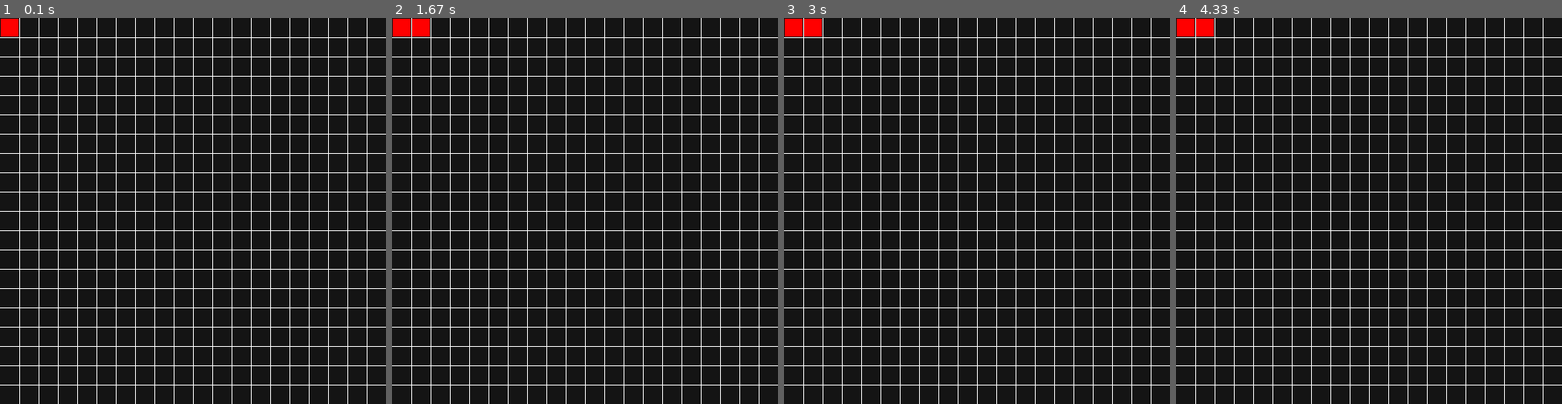
Above: before the commit, frames 1-4 (left to right).
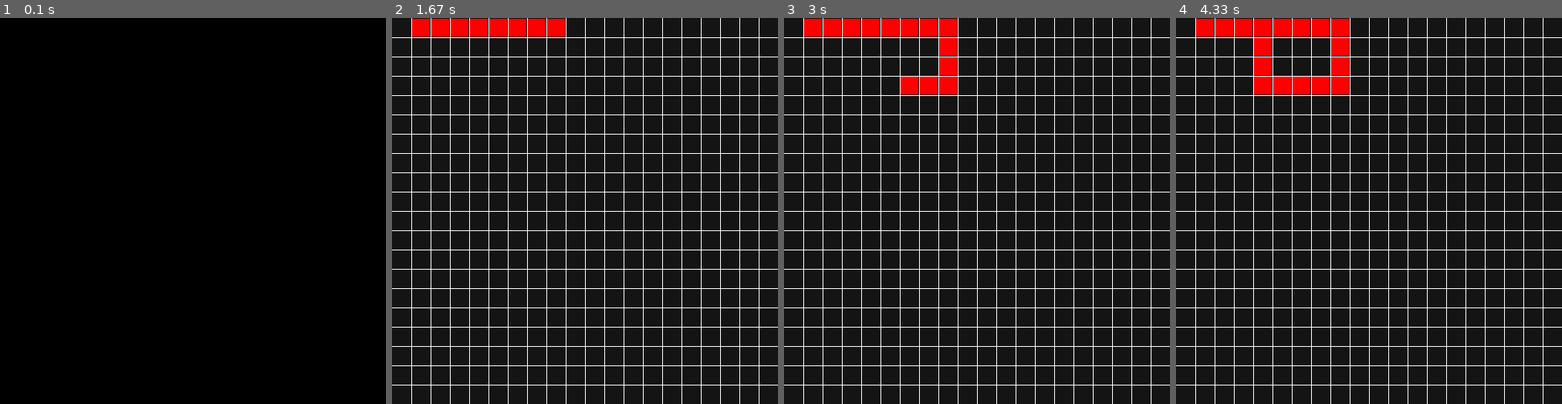
Above: after the commit, the same moments.

Repository: jasonbrackman/pygame_exploration
Game: pygame game, started from snake_game.py
Two runs of this game, one before a commit and one after it. Both use one fixed random seed, a clock stepped at 60 frames per second and the inputs below.
Inputs:
- Up to frame 1 (0.1 s): no input
- Up to frame 2 (1.67 s): hold Right 0.33-0.8 s; hold Up 0.83-1.3 s
- Up to frame 3 (3 s): hold Down 2.4-2.7 s; hold Left from 2.73 s (still down)
- Up to frame 4 (4.33 s): release Left at 3.13 s; hold Up 3.17-3.53 s

The runs differ from the first frame. In frame 1, 7.7% of the frame differs, in the area x 0-100%, y 0-100%; in frame 2, 1.7%; in frame 3, 2.8%; in frame 4, 3.6%.

Commit message:
adding constant movement

Diff:
--- a/snake_game.py
+++ b/snake_game.py
@@ -48,14 +48,14 @@
     body = []
     turns = dict()
 
-    def __init__(self, color, pos):
+    def __init__(self, color, pos: (int, int)):
         self.color = color
         self.head = Cube(pos)
         self.body.append(self.head)
         self.dirnx = 0
         self.dirny = 1
 
-    def move(self, event):
+    def move(self):
 
         choices = {
             pygame.K_LEFT: (-1, 0),
@@ -64,35 +64,42 @@
             pygame.K_DOWN: (0, 1),
         }
 
-        pos = event.dict.get("key", None) if event.type == pygame.KEYDOWN else None
-        pos = choices.get(pos, None)
-        if pos is not None:
-            self.turns[self.head.pos[:]] = pos
+        for event in pygame.event.get():
+            if event.type == pygame.QUIT:
+                return False
+            else:
+                pos = event.dict.get("key", None) if event.type == pygame.KEYDOWN else None
+                pos = choices.get(pos, None)
+                if pos is not None:
+                    self.turns[self.head.pos] = pos
 
-            for i, cube in enumerate(self.body):
-                position = cube.pos[:]
-                if position in self.turns:
-                    turn = self.turns[position]
-                    cube.move(turn[0], turn[1])
+        for i, cube in enumerate(self.body):
+            print("Cube Position: ", cube.pos)
+            position = cube.pos[:]
+            if position in self.turns:
+                turn = self.turns[position]
+                print(turn)
+                cube.move(turn[0], turn[1])
+                print("Cube MOved!")
+                if i == len(self.body) - 1:
+                    self.turns.pop(position)
+            else:
+                # Ensure we don't hit the end of the world
+                if cube.dirnx == -1 and cube.pos[0] <= 0:
+                    cube.pos = (cube.rows-1, cube.pos[1])
 
-                    if i == len(self.body) - 1:
-                        self.turns.pop(position)
-                else:
-                    # Ensure we don't hit the end of the world
-                    if cube.dirnx == -1 and cube.pos[0] <= 0:
-                        cube.pos = (cube.rows-1, cube.pos[1])
+                elif cube.dirnx == 1 and cube.pos[0] >= cube.rows-1:
+                    cube.pos = (0, cube.pos[1])
 
-                    elif cube.dirnx == 1 and cube.pos[0] >= cube.rows-1:
-                        cube.pos = (0, cube.pos[1])
+                elif cube.dirny == -1 and cube.pos[1] <= 0:
+                    cube.pos = (cube.pos[0], 0)
 
-                    elif cube.dirny == -1 and cube.pos[1] <= 0:
-                        cube.pos = (cube.pos[0], 0)
+                elif cube.dirny == 1 and cube.pos[1] >= cube.rows-1:
+                    cube.pos = (cube.pos[0], cube.rows-1)
 
-                    elif cube.dirny == 1 and cube.pos[1] <= cube.rows-1:
-                        cube.pos = (cube.pos[0], cube.rows-1)
+                cube.move(cube.dirnx, cube.dirny)
 
-                    else:
-                        cube.move(cube.dirnx, cube.dirny)
+        return True
 
     def reset(self, pos):
         ...
@@ -119,7 +126,7 @@
                 cube.draw(surface)
 
 
-def draw_square_grid(surface, size: (int, int), rows: int) -> None:
+def draw_grid(surface, size: (int, int), rows: int) -> None:
     """
     Draw a generic grid based on the length/rows passed in.
 
@@ -129,16 +136,16 @@
     :return: None
     """
 
-    length = size[0]
+    width, height = size
 
-    gap = length // rows
+    gap_w = width // rows
+    gap_h = height // rows
     x, y = 0, 0
-
-    for r in range(rows):
-        x += gap
-        y += gap
-        pygame.draw.line(surface, (255, 255, 255), (x, 0), (y, length))
-        pygame.draw.line(surface, (255, 255, 255), (0, x), (length, y))
+    for _ in range(rows):
+        x += gap_w
+        y += gap_h
+        pygame.draw.line(surface, (255, 255, 255), (x, 0), (x, height))
+        pygame.draw.line(surface, (255, 255, 255), (0, y), (width, y))
 
 
 def main():
@@ -150,9 +157,9 @@
     screen = pygame.display.set_mode(size)
     screen.fill(background_colour)
     pygame.display.set_caption('Snake Game')
-
+    clock = pygame.time.Clock()
     # Create initial board
-    draw_square_grid(screen, size, 20)
+    draw_grid(screen, size, 20)
 
     # Create a snake character
     snake = Snake((240, 0, 0), (0, 0))
@@ -160,15 +167,11 @@
     # Game Loop
     running = True
     while running:
-
-        for event in pygame.event.get():
-            if event.type == pygame.QUIT:
-                running = False
-            else:
-                snake.move(event)
-                snake.draw(screen)
-                # pygame.display.flip()  # updates the entire surface
-                pygame.display.update()  # updates the entire surface (Or rect area passed in)
+        clock.tick(10)
+        running = snake.move()
+        snake.draw(screen)
+        # pygame.display.flip()  # updates the entire surface
+        pygame.display.update()  # updates the entire surface (Or rect area passed in)
 
 
 if __name__ == "__main__":
